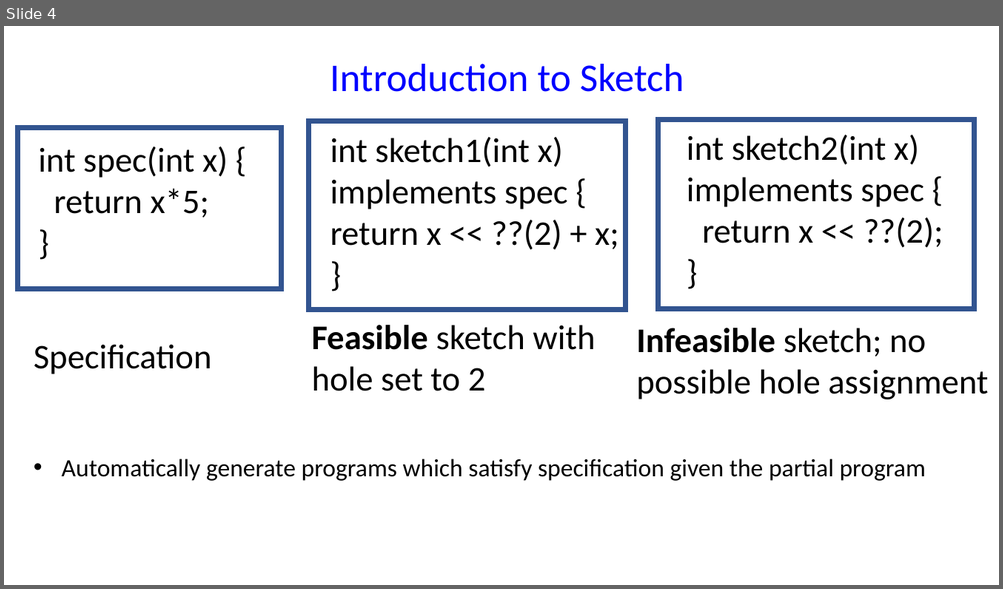
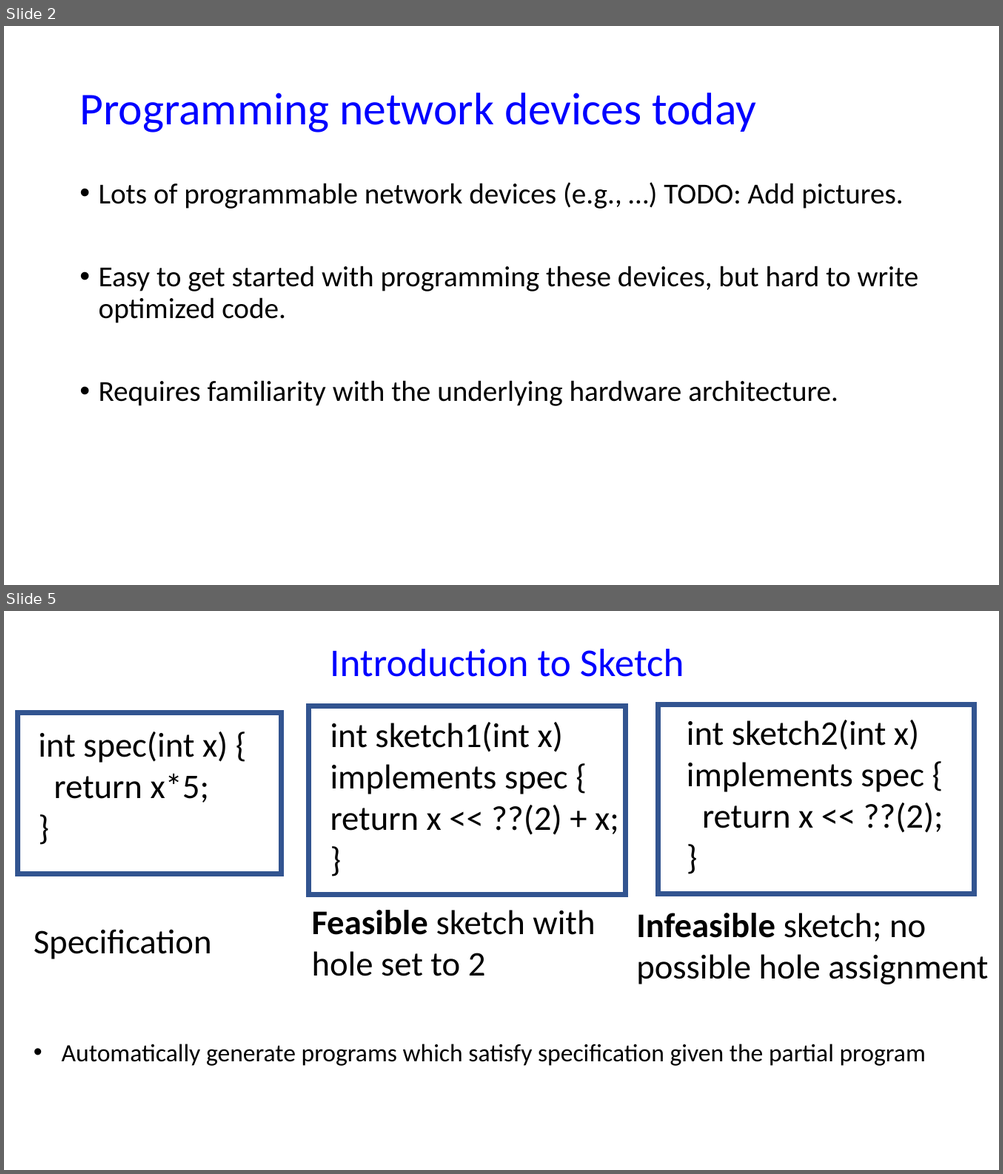
Before and after one commit to chipmunk-project/chipmunk_talk, a slide deck: HotNets_talk.pptx. Shown one above the other, each under a label of ours: slide 4 before the commit, slides 2 and 5 after it; the slides between them are not shown. The pictures are 1003x589 and 1003x1174 pixels, drawn with LibreOffice and Linux fonts; fonts in the diff are those of the drawing. Boxes give left, top, right and bottom in pixels: in the first picture for what was removed or moved away, otherwise in the second. Text is boxed around its words. In the diff, an @@ line names an element or a change of style, - is before the commit and + after.

```diff
--- a/HotNets_talk.pptx
+++ b/HotNets_talk.pptx
@@ slide 2 added at (4,26,999,585), background #FFFFFF @@
@@ title added at (79,93,756,133), 44 pt, text #0000FF @@
+Programming network devices today
@@ text added at (99,182,919,406), 28 pt, text #000000 @@
+• Lots of programmable network devices (e.g., …) TODO: Add pictures.
+• Easy to get started with programming these devices, but hard to write optimized code.
+• Requires familiarity with the underlying hardware architecture.
@@ what was slide 4 is now slide 5 @@
```
Also in this commit, not shown: 3 other slides added, 3 slides removed.
